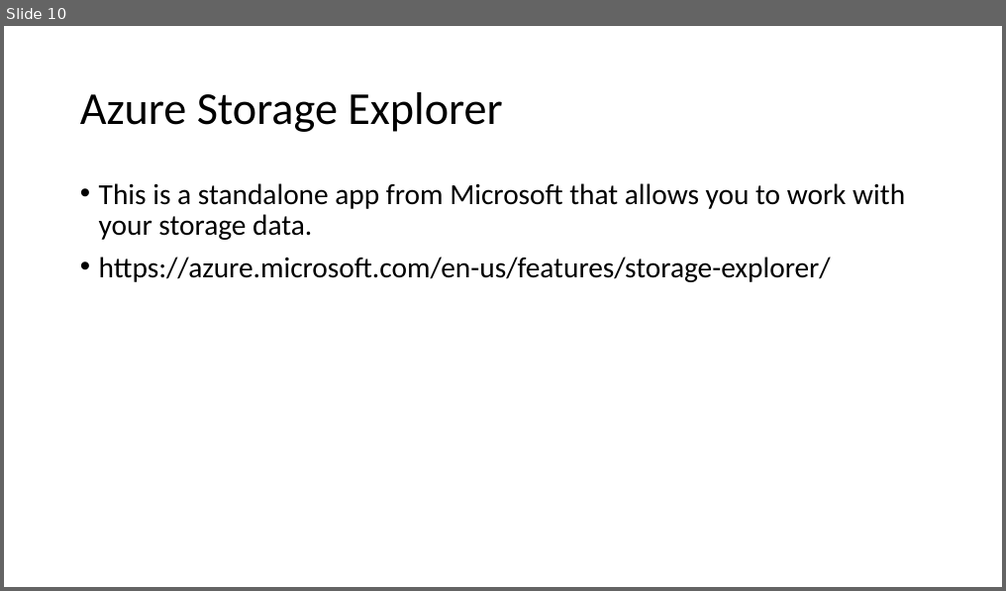
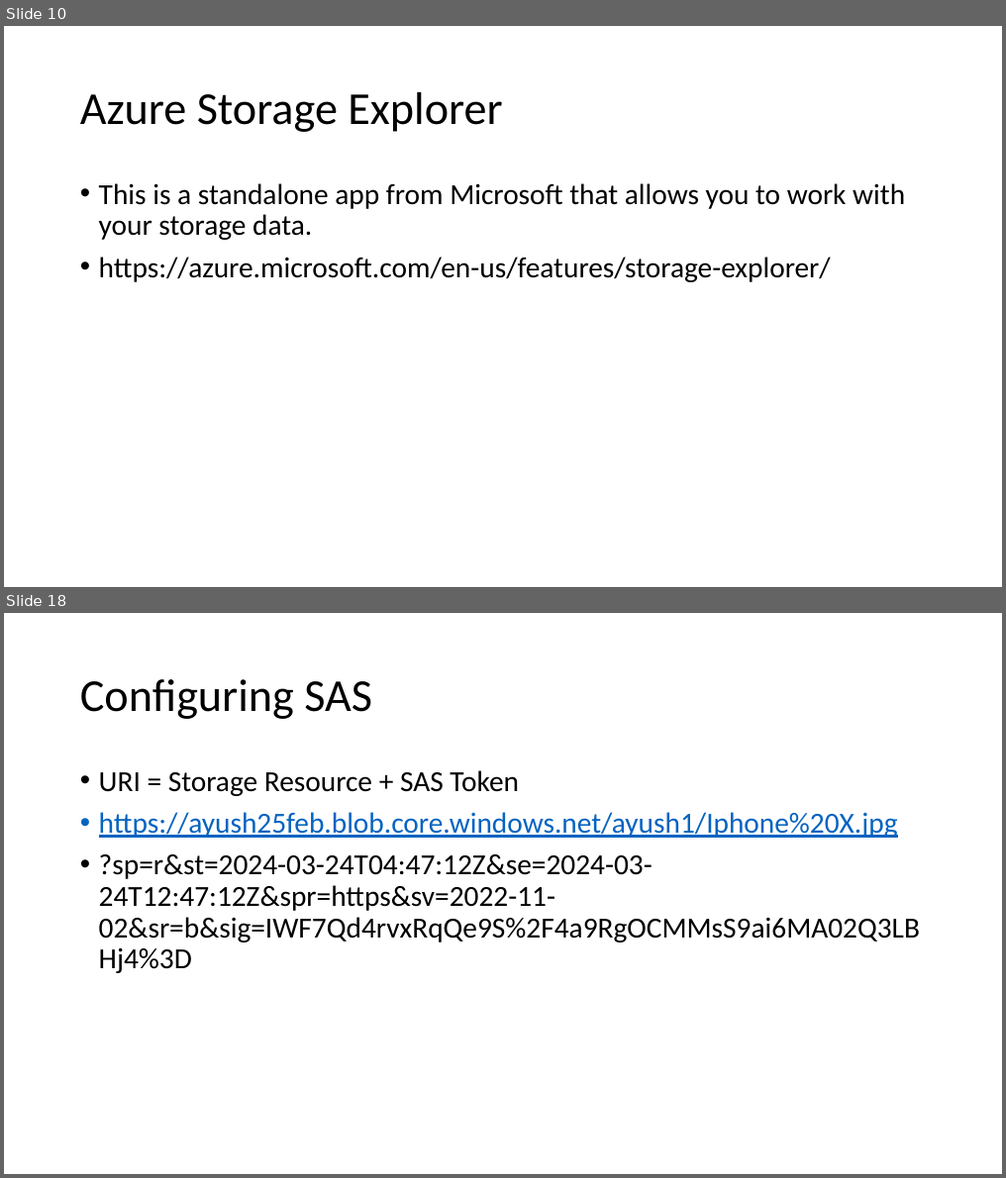
Before and after one commit to aswini-roy/Az104-D, a slide deck: Azure Storage.pptx. Shown one above the other, each under a label of ours: slide 10 before the commit, slides 10 and 18 after it; the slides between them are not shown. The pictures are 1006x591 and 1006x1178 pixels, drawn with LibreOffice and Linux fonts; fonts in the diff are those of the drawing. Boxes give left, top, right and bottom in pixels: in the first picture for what was removed or moved away, otherwise in the second. Text is boxed around its words. In the diff, an @@ line names an element or a change of style, - is before the commit and + after.

```diff
--- a/Azure Storage.pptx
+++ b/Azure Storage.pptx
@@ slide 18 added at (4,613,1002,1174), background #FFFFFF @@
@@ title added at (80,679,372,719), 44 pt, text #000000 @@
+Configuring SAS
@@ text added at (99,770,920,973), 28 pt, text #000000 @@
+• URI = Storage Resource + SAS Token
+• https://ayush25feb.blob.core.windows.net/ayush1/Iphone%20X.jpg
+• ?sp=r&st=2024-03-24T04:47:12Z&se=2024-03-24T12:47:12Z&spr=https&sv=2022-11-02&sr=b&sig=IWF7Qd4rvxRqQe9S%2F4a9RgOCMMsS9ai6MA02Q3LBHj4%3D
```
Also in this commit, not shown: 1 slide changed, 14 other slides added.
